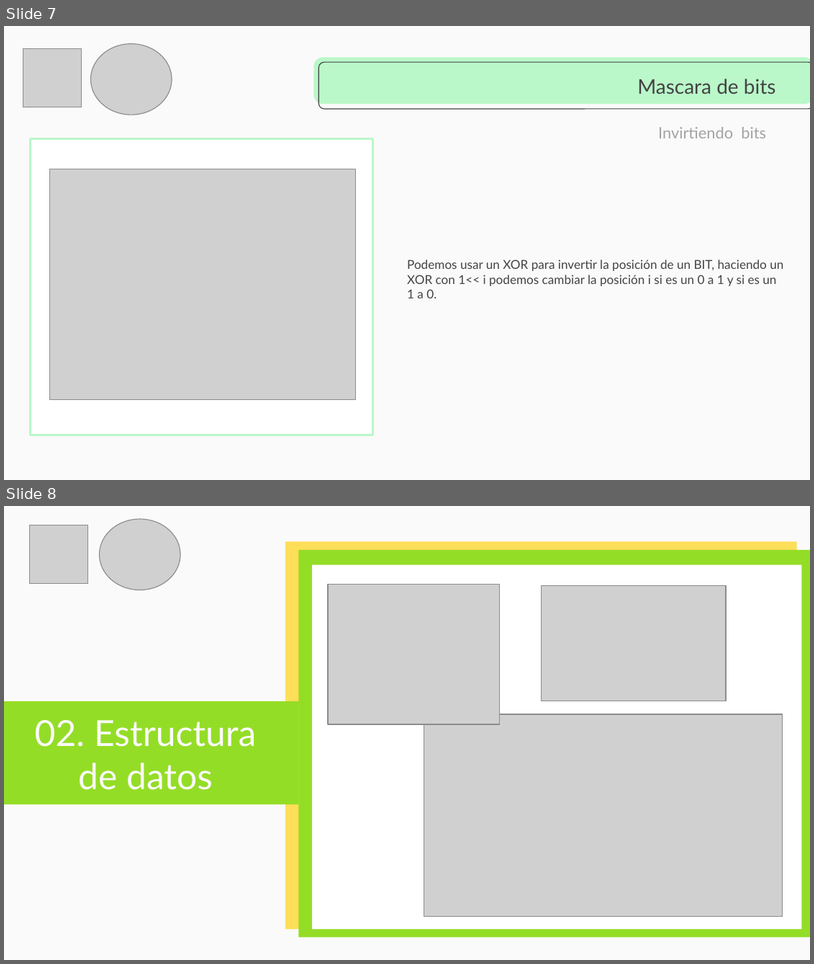
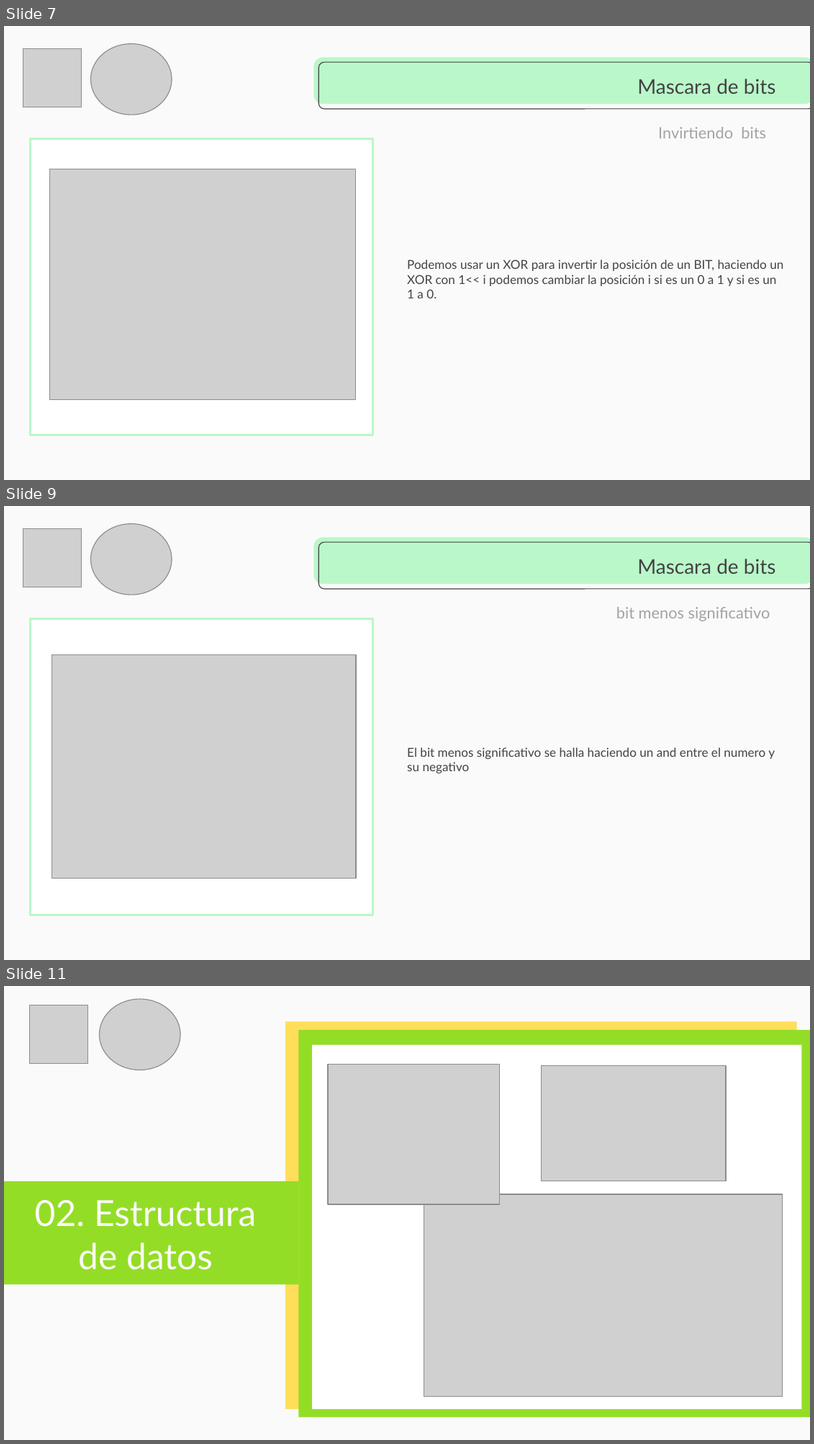
Before and after one commit to cangothic/CursoDePrgramacionCompetitiva, a slide deck: clase 4/Capacitación Maratones.pptx. Shown one above the other, each under a label of ours: slides 7 and 8 before the commit, slides 7, 9 and 11 after it; the slides between them are not shown. The pictures are 814x964 and 814x1444 pixels, drawn with LibreOffice and Linux fonts; fonts in the diff are those of the drawing; grey boxes stand for pictures. Boxes give left, top, right and bottom in pixels: in the first picture for what was removed or moved away, otherwise in the second. Text is boxed around its words. In the diff, an @@ line names an element or a change of style, - is before the commit and + after.

```diff
--- a/clase 4/Capacitación Maratones.pptx
+++ b/clase 4/Capacitación Maratones.pptx
@@ slide 9 added at (4, 506, 810, 960), background #FAFAFA; not listed: 2 template elements that a slide beside it also shows @@
@@ picture added at (91, 524, 172, 595) @@
@@ picture added at (23, 528, 82, 587) @@
@@ title added at (638, 559, 776, 574), 18 pt, text #434343 @@
+Mascara de bits
@@ text added at (617, 607, 771, 621), 14 pt, text #A3A3A3 @@
+bit menos significativo
@@ rectangle added at (30, 619, 373, 915), fill #FFFFFF, outline #BAF7C9 2 pt @@
@@ picture added at (52, 655, 356, 878) @@
@@ subtitle added at (407, 747, 775, 773), 11 pt, text #434343 @@
+El bit menos significativo se halla haciendo un and entre el numero y su negativo
@@ what was slide 8 is now slide 11 @@
```
Also in this commit, not shown: 6 other slides added, 6 slides removed, 41 other files.
